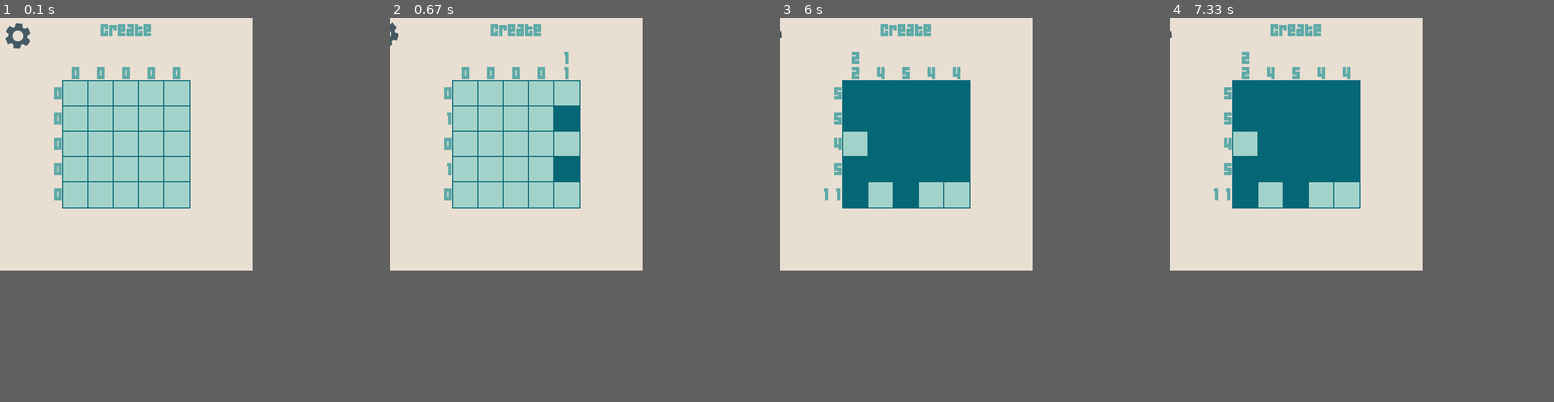
Above: before the commit, frames 1-4 (left to right).
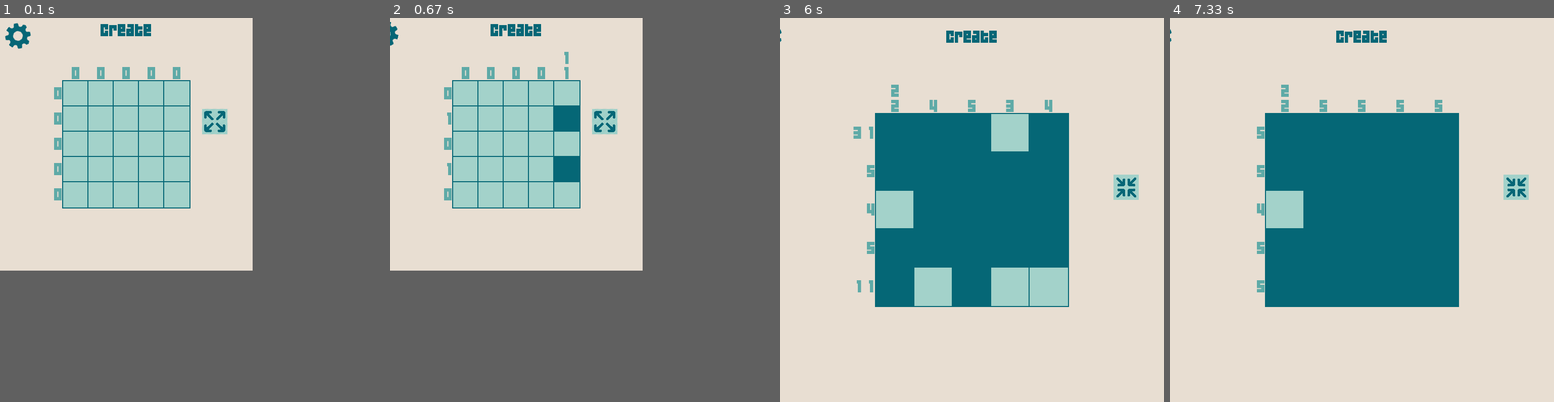
Above: after the commit, the same moments.

Repository: JoshuaHM-p4/pygame-picross
Game: pygame game, started from picross.py
Same seed, same stepped clock (60 frames per second), same inputs: the game is played once before the commit and once after it.
Inputs (mouse positions are in pixels of both pictures, inside the frame that each line leads up to):
- Up to frame 1 (0.1 s): no input
- Up to frame 2 (0.67 s): press the mouse at (566, 167) at 0.37 s; move the mouse to (570, 117) at 0.47 s; release the mouse at (574, 64) at 0.6 s
- Up to frame 3 (6 s): press the mouse at (856, 94) at 0.7 s; move the mouse to (918, 129) at 0.8 s; release the mouse at (979, 163) at 0.93 s; press the mouse at (879, 167) at 1.03 s; move the mouse to (925, 175) at 1.13 s; release the mouse at (972, 183) at 1.27 s; press the mouse at (856, 117) at 1.37 s; move the mouse to (879, 179) at 1.47 s; release the mouse at (899, 236) at 1.6 s; press the mouse at (879, 117) at 1.7 s; move the mouse to (856, 90) at 1.8 s; release the mouse at (829, 60) at 1.93 s; press the mouse at (856, 117) at 2.03 s; move the mouse to (860, 175) at 2.13 s; release the mouse at (860, 233) at 2.27 s; press the mouse at (906, 117) at 2.37 s; move the mouse to (933, 114) at 2.47 s; release the mouse at (956, 110) at 2.6 s; press the mouse at (956, 94) at 2.7 s; move the mouse to (899, 156) at 2.8 s; release the mouse at (841, 221) at 2.93 s; press the mouse at (906, 94) at 3.03 s; move the mouse to (906, 94) at 3.13 s; release the mouse at (906, 98) at 3.27 s; click (902, 148) at 3.38 s; press the mouse at (929, 144) at 3.7 s; move the mouse to (933, 163) at 3.8 s; release the mouse at (937, 179) at 3.93 s; press the mouse at (906, 194) at 4.03 s; move the mouse to (887, 217) at 4.13 s; release the mouse at (872, 240) at 4.27 s; press the mouse at (879, 94) at 4.37 s; move the mouse to (922, 152) at 4.47 s; release the mouse at (960, 213) at 4.6 s; press the mouse at (879, 144) at 4.7 s; move the mouse to (914, 152) at 4.8 s; release the mouse at (952, 160) at 4.93 s; press the mouse at (929, 167) at 5.03 s; move the mouse to (960, 133) at 5.13 s; release the mouse at (987, 98) at 5.27 s; press the mouse at (856, 194) at 5.37 s; move the mouse to (852, 163) at 5.47 s; release the mouse at (849, 129) at 5.6 s; press the mouse at (995, 121) at 5.7 s; move the mouse to (929, 106) at 5.8 s; release the mouse at (864, 90) at 5.93 s
- Up to frame 4 (7.33 s): press the mouse at (1385, 121) at 6.03 s; move the mouse to (1365, 102) at 6.13 s; release the mouse at (1346, 87) at 6.27 s; press the mouse at (1438, 286) at 6.37 s; move the mouse to (1392, 267) at 6.47 s; release the mouse at (1346, 248) at 6.6 s; press the mouse at (1438, 286) at 6.7 s; move the mouse to (1396, 279) at 6.8 s; release the mouse at (1354, 271) at 6.93 s; click (1331, 294) at 7.05 s
In our replay, in frame 3 the window is 500x500 before the commit and 760x760 after it. These sizes can differ from the game's own. Grey fills any space a smaller window leaves; there, only what the larger window draws over its background counts as a difference.

The runs differ from the first frame. In frame 1, 1.1% of the frame differs, in the area x 1-60%, y 1-31%; in frame 2, 0.9%; in frame 3, 28%; in frame 4, 28%, in the area x 0-94%, y 1-76%.

Commit message:
Added resize feature, timer, cross button

Diff:
--- a/grid.py
+++ b/grid.py
@@ -7,17 +7,11 @@
     screen = None
     font = pygame.font.Font(os.path.join(os.getcwd(),'resources','04B_19.TTF'),30)
 
-    def __init__(self, columns = 5, rows = 5,  solve = False):
-        self.columns = columns
-        self.rows = rows
-        self.solve = solve ## if this is true Pixels are filled and crossed out rather than fill and empty when default
+    def __init__(self, size = [5,5],  solve = False):
+        self.columns = size[0]
+        self.rows = size[0]
+
         self.CreateGrid()
-
-    def toggle_solve(self): ## Editing
-        if self.solve:
-            self.solve = False
-        if not self.solve:
-            self.solve = True
 
     def CreateGrid(self):
         """ Creates empty grid preferrably for grid for player to solve/create """
@@ -29,38 +23,46 @@
     #     self.columns = self.grid.shape[0]
     #     self.rows = self.grid.shape[1]
 
-    def check_collision(self, cursor_pos, mbutton):
+    def change_pixel(self, cursor_pos, interaction):
         for row in self.grid:
             for pixel in row:
                 if pixel.pixel_rect.collidepoint(cursor_pos):
-                    if mbutton == 'button1':
+                    if interaction == 'empty':
+                        pixel.empty()
+                    elif interaction == 'fill':
                         pixel.fill()
-                    elif mbutton == 'button2' and not self.solve:
-                        pixel.empty()
-                    elif mbutton == 'button2' and self.solve:
+                    elif interaction == 'cross':
                         pixel.cross()
+                    elif interaction == 'uncross':
+                        pixel.uncross()
 
     def draw(self):
         for row in self.grid:
             for pix in row:
                 pix.render()
 
+    def realign(self):
+        # This function is used when resizing is used when screen is resized
+        for row in self.grid:
+            for pix in row:
+                pix.align_pos()
+
     def drawNumbers(self, rows, columns):
-        for i,n in enumerate(rows):
+        for i,num in enumerate(rows):
             pixel_pos = self.grid[i][0].pointlocation
-            text_pos = (pixel_pos[0] - len(n.strip()), pixel_pos[1] + Pixel.SIZE//2)
+            text_pos = (pixel_pos[0] - len(num.strip()), pixel_pos[1] + Pixel.SIZE//2)
 
-            num_surface = self.font.render(str(n), True, (94, 170, 167))
+            num_surface = self.font.render(str(num), True, (94, 170, 167))
             num_rect = num_surface.get_rect(midright = text_pos)
             Grid.screen.blit(num_surface, num_rect)
 
-        for i,n in enumerate(columns):
+        for i,num in enumerate(columns):
             pixel_pos = self.grid[0][i].pointlocation
-            vertical_text = n.strip()
+            vertical_text = num.strip()
             for y,num in enumerate(vertical_text):
-                w = Pixel.SIZE
-                text_pos = (pixel_pos[0] + Pixel.SIZE//2,
-                pixel_pos[1] - (-y * w *0.3) - (len(vertical_text)* (w * 0.3))
+                text_pos = (
+                    pixel_pos[0] + Pixel.SIZE//2,
+                    pixel_pos[1] - int(-y * 15) - int(len(vertical_text)*15)
                 )
                 num_surface = self.font.render(str(num), True, (94, 170, 167))
                 num_rect = num_surface.get_rect(center = text_pos)
--- a/grids_manager.py
+++ b/grids_manager.py
@@ -52,7 +52,7 @@
     for num,grid_name in enumerate(sorted(os.listdir(directory))):
         print(grid_name)
         x_pos = 30 + num*30
-        y_pos = 420
+        y_pos = int(pygame.display.get_surface().get_size()[1] * 0.85)
         ## Icon Wrapping Here ##
         grid_icons.append(Grid_Icon((x_pos, y_pos), num, grid_name))
 
--- a/picross.py
+++ b/picross.py
@@ -1,13 +1,8 @@
-import pygame, sys
-import numpy as np
-import os
-import pickle
+import pygame, sys, os
 
 author = 'JoshuaHM-p4'
 # WIP Checklist
-# Fill and Cross Buttons (Solve)
 # Level Grid Icons Wrapping
-# Resizing Feature
 # Deleting Editing Levels
 
 def settings_animation(surface, pos):
@@ -20,9 +15,9 @@
     return surface
 
 def top_text(message: str):
-        game_text = game_font.render(message, True, color_mid)
-        text_rect = game_text.get_rect(center = (screen_width//2,screen_height//20))
-        screen.blit(game_text, text_rect)
+    game_text = game_font.render(message, True, color_dark)
+    text_rect = game_text.get_rect(center = (screen_width//2,screen_height//20))
+    screen.blit(game_text, text_rect)
 
 def bottom_text(message: str):
     message_text = game_font.render(str(message), True, color_dark)
@@ -40,24 +35,38 @@
     just_saved = False
     message_timer = 0
 
+    cross = False
+    timer_started = False
+    start_time = 0
+    passed_time = 0
+
     def __init__(self):
         self.state = 'create'
         self.player_grid = Grid()
 
+    def state_manager(self):
+        if self.state == 'create':
+            self.create()
+        if self.state == 'solve':
+            self.solve()
+
     def create(self):
-        global screen
         pos = pygame.mouse.get_pos()
         for event in pygame.event.get():
             if event.type == pygame.QUIT:
                 pygame.quit()
                 sys.exit()
             if pygame.mouse.get_pressed()[0]:
-                self.player_grid.check_collision(pos,'button1')
+                self.player_grid.change_pixel(pos,'fill')
+                if resize_rect.collidepoint(pos):
+                    self.resized = not self.resized
+                    self.resize_everything()
+            if event.type == pygame.MOUSEBUTTONDOWN:
                 if settings_rect.collidepoint(pos):
                     self.menu_visible = not self.menu_visible
                 elif play_rect.collidepoint(pos) and self.menu_visible:
                     self.hidden_grid = self.player_grid
-                    self.player_grid = Grid(solve = True)
+                    self.player_grid = Grid()
                     self.state = 'solve'
                     self.solve()
                 elif save_rect.collidepoint(pos) and self.menu_visible:
@@ -74,17 +83,11 @@
                     self.player_grid.grid = grids_manager.load_grid(self.grid_filename)
                     self.just_loaded = True
                     self.message_timer = 100
-                elif resize_rect.collidepoint(pos) and self.menu_visible:
-                    self.resized = not self.resized
-                    if self.resized:
-                        screen = pygame.display.set_mode((screen_width*2, screen_height*2))
-                    else:
-                        screen = pygame.display.set_mode((screen_width, screen_height))
                 else:
                     self.menu_visible = False
                     self.load_icons_visible = False
-            elif pygame.mouse.get_pressed()[2]:
-                self.player_grid.check_collision(pos,'button2')
+            if pygame.mouse.get_pressed()[2]:
+                self.player_grid.change_pixel(pos,'empty')
 
         ################ < Main Screen Elements > ################
         screen.fill(color_bg)
@@ -115,21 +118,40 @@
             self.just_loaded = False
             self.just_saved = False
 
+        # < Toggle Scale Button > #
+        pygame.draw.rect(screen, color_light, resize_rect)
+        if not self.resized:
+            screen.blit(resize_icon_1, (resize_rect.x - 3, resize_rect.y - 3))
+        else:
+            screen.blit(resize_icon_2, (resize_rect.x + 5, resize_rect.y + 5))
+
 
         pygame.display.update()
-        ###########################################################
+        ##############################################################
 
 
     def solve(self):
-        global screen
         pos = pygame.mouse.get_pos()
         for event in pygame.event.get():
             if event.type == pygame.QUIT:
                 pygame.quit()
                 sys.exit()
+            if pygame.key.get_pressed()[pygame.K_x]:  #checking pressed keys
+                self.cross = True
+            if event.type == pygame.KEYUP:
+                self.cross = False
             if pygame.mouse.get_pressed()[0]:
-                self.player_grid.check_collision(pos,'button1')
-                if settings_rect.collidepoint(pos):
+                if resize_rect.collidepoint(pos):
+                    self.resized = not self.resized
+                    self.resize_everything()
+                if not self.cross:
+                    self.player_grid.change_pixel(pos,'fill')
+                if self.cross:
+                    self.player_grid.change_pixel(pos, 'cross')
+            if event.type == pygame.MOUSEBUTTONDOWN:
+                if cross_rect.collidepoint(pos):
+                    self.cross = not self.cross
+                elif settings_rect.collidepoint(pos):
                     self.menu_visible = not self.menu_visible
                 elif edit_rect.collidepoint(pos) and self.menu_visible:
                     self.player_grid = self.hidden_grid
@@ -145,20 +167,17 @@
                 elif self.load_icons_visible and grids_manager.grid_click(pos):
                     self.grid_filename = grids_manager.grid_click(pos)
                     self.hidden_grid.grid = grids_manager.load_grid(self.grid_filename)
-                    self.player_grid = Grid(solve = True)
+                    self.player_grid = Grid()
                     self.just_loaded = True
                     self.message_timer = 100
-                elif resize_rect.collidepoint(pos) and self.menu_visible:
-                    self.resized = not self.resized
-                    if self.resized:
-                        screen = pygame.display.set_mode((screen_width*2, screen_height*2))
-                    else:
-                        screen = pygame.display.set_mode((screen_width, screen_height))
+                    self.timer_started = not self.timer_started
+                    if self.timer_started:
+                        self.start_time = pygame.time.get_ticks()
                 else:
                     self.menu_visible = False
                     self.load_icons_visible = False
-            elif pygame.mouse.get_pressed()[2]:
-                self.player_grid.check_collision(pos,'button2')
+            if self.cross and pygame.mouse.get_pressed()[2]:
+                self.player_grid.change_pixel(pos,'uncross')
 
 
         ################ < Main Screen Elements > ################
@@ -187,52 +206,80 @@
         elif self.just_loaded:
             self.just_loaded = False
 
-        ##### FILL CROSS BUTTONS #####
-
-        ##### TIMER #####
+        # < Cross Button > #
+        pygame.draw.rect(screen, color_light, cross_rect)
+        if self.cross:
+            screen.blit(cross_active, (cross_rect.x + 17, cross_rect.y + 10))
+        else:
+            screen.blit(cross_inactive, (cross_rect.x + 17, cross_rect.y + 10))
+
+        # < Toggle Scale Button > #
+        pygame.draw.rect(screen, color_light, resize_rect)
+        if not self.resized:
+            screen.blit(resize_icon_1, (resize_rect.x - 3, resize_rect.y - 3))
+        else:
+            screen.blit(resize_icon_2, (resize_rect.x + 5, resize_rect.y + 5))
+
+        # < Timer > #
+        if self.timer_started:
+            self.passed_time = pygame.time.get_ticks() - self.start_time
+        time_text = game_font.render(str(self.passed_time/1000), True, color_mid)
+        screen.blit(time_text, (screen_width//2 -30, screen_height//10))
+        if self.player_grid == self.hidden_grid:
+            self.timer_started = False
 
         pygame.display.update()
-        ###########################################################
+        #########################################################################
+
+    def resize_everything(self):
+        global screen, screen_height, screen_width, cross_rect, resize_rect
+        if self.resized:
+            screen_width = 760
+            screen_height = 760
+            screen = pygame.display.set_mode((screen_width, screen_height))
+            Pixel.SIZE = 76
+        elif not self.resized:
+            screen_width = 500
+            screen_height = 500
+            screen = pygame.display.set_mode((screen_width, screen_height))
+            Pixel.SIZE = 50
+        self.player_grid.realign()
+        cross_rect = pygame.Rect((screen_width-100,screen_height//2), (50,50))
+        resize_rect = pygame.Rect((screen_width-100,(screen_height//2 - 70)), (50,50))
+
 
     def show_Menu(self):
         if self.menu_visible:
             if self.state == 'create':
                 # Play button
-                pygame.draw.rect(screen, color_mid, play_rect)
+                pygame.draw.rect(screen, color_light, play_rect)
                 screen.blit(play_text, (play_rect.x + 12, play_rect.y + 12))
 
                 # Save Button
-                pygame.draw.rect(screen, color_mid, save_rect)
+                pygame.draw.rect(screen, color_light, save_rect)
                 screen.blit(save_text, (save_rect.x + 12, save_rect.y + 12))
             elif self.state == 'solve':
                 # Edit button
-                pygame.draw.rect(screen, color_mid, edit_rect)
+                pygame.draw.rect(screen, color_light, edit_rect)
                 screen.blit(edit_text, (edit_rect.x + 12, edit_rect.y + 12))
 
                 # Create Button
-                pygame.draw.rect(screen, color_mid, create_rect)
+                pygame.draw.rect(screen, color_light, create_rect)
                 screen.blit(create_text, (create_rect.x + 8, create_rect.y + 17))
 
             # Load Button
-            pygame.draw.rect(screen, color_mid, load_rect)
+            pygame.draw.rect(screen, color_light, load_rect)
             screen.blit(load_text, (load_rect.x + 12, load_rect.y + 12))
 
-            # Toggle Scale Button
-            pygame.draw.rect(screen, color_mid, resize_rect)
-            if not self.resized:
-                screen.blit(text_2x, (resize_rect.x + resize_rect.width//3, resize_rect.y + int(resize_rect.height*0.25)))
-            else:
-                screen.blit(text_1x, (resize_rect.x + resize_rect.width//3, resize_rect.y + int(resize_rect.height*0.25)))
-
-    def state_manager(self):
-        if self.state == 'create':
-            self.create()
-        if self.state == 'solve':
-            self.solve()
-
-
-
-
+
+def recolor_surface(surface, color):
+    """Fill all pixels of the surface with color, preserve transparency. Taken from StackOverflow """
+    w, h = surface.get_size()
+    r, g, b = color
+    for x in range(w):
+        for y in range(h):
+            a = surface.get_at((x, y))[3]
+            surface.set_at((x, y), pygame.Color(r, g, b, a))
 
 
 ##################################### General Setup #################################
@@ -260,31 +307,42 @@
 color_dark = (5, 102, 118)
 location = os.getcwd()
 game_font =  pygame.font.Font(os.path.join(location,'resources','04B_19.TTF'),30)
-small_game_font =  pygame.font.Font(os.path.join(location,'resources','04B_19.TTF'),25)
+game_font_s =  pygame.font.Font(os.path.join(location,'resources','04B_19.TTF'),25)
+
+cross_rect = pygame.Rect((screen_width-100,screen_height//2), (50,50))
+cross_active = game_font.render('x', True, color_dark)
+cross_inactive = game_font.render('x', True, color_mid)
 
 settings_hidden = pygame.Rect((0,0),(60,60))
-settings_surface = pygame.image.load(os.path.join(location, 'resources', 'gear.png')).convert_alpha()
+settings_surface = pygame.image.load(os.path.join(location, 'resources', 'icons','gear.png')).convert_alpha()
 settings_surface = pygame.transform.scale(settings_surface, (50,50))
+recolor_surface(settings_surface, color_dark)
 settings_rect = settings_surface.get_rect(topleft = (0,0))
 
-play_rect = pygame.Rect((0, 70), (100, 50))
-play_text = game_font.render('Play', True, color_bg)
-
-edit_rect = pygame.Rect((0, 70), (100, 50))
-edit_text = game_font.render('Edit', True, color_bg)
-
-save_rect = pygame.Rect((0, 120), (100, 50))
-save_text = game_font.render('Save', True, color_bg)
-
-create_rect = pygame.Rect((0, 120), (100, 50))
-create_text = small_game_font.render('Create', True, color_bg)
-
-load_rect = pygame.Rect((0, 170), (100, 50))
-load_text = game_font.render('Load', True, color_bg)
-
-resize_rect = pygame.Rect((0,220), (100,50))
-text_1x = game_font.render('1x', True, color_bg)
-text_2x = game_font.render('2x', True, color_bg)
+resize_rect = pygame.Rect((screen_width-100,(screen_height//2 - 70)), (50,50))
+resize_icon_1 = pygame.image.load(os.path.join(location, 'resources', 'icons', 'resize-1.png')).convert_alpha()
+resize_icon_2 = pygame.image.load(os.path.join(location, 'resources', 'icons', 'resize-2.png')).convert_alpha()
+resize_icon_1 = pygame.transform.scale(resize_icon_1, (55,55))
+resize_icon_2 = pygame.transform.scale(resize_icon_2, (40,40))
+recolor_surface(resize_icon_1, color_dark)
+recolor_surface(resize_icon_2, color_dark)
+# text_1x = game_font_s.render('1x', True, color_bg)
+# text_2x = game_font_s.render('2x', True, color_bg)
+
+play_rect = pygame.Rect((0, 100), (100, 50))
+play_text = game_font.render('Play', True, color_dark)
+
+edit_rect = pygame.Rect((0, 100), (100, 50))
+edit_text = game_font.render('Edit', True, color_dark)
+
+save_rect = pygame.Rect((0, 150), (100, 50))
+save_text = game_font.render('Save', True, color_dark)
+
+create_rect = pygame.Rect((0, 150), (100, 50))
+create_text = game_font_s.render('Create', True, color_dark)
+
+load_rect = pygame.Rect((0, 200), (100, 50))
+load_text = game_font.render('Load', True, color_dark)
 
 ############################### < MAIN GAME LOOP > ####################################
 game_state = GameState()
--- a/pixel.py
+++ b/pixel.py
@@ -17,10 +17,13 @@
         self.crossed = False
 
         self.pos = pos
+        self.align_pos()
+
+    def align_pos(self):
         w = pygame.display.get_surface().get_size()[0]
         self.offset = (w // 2) - self.SIZE * 2.5
-        self.x = self.offset + pos[0]*self.SIZE
-        self.y = self.offset + pos[1]*self.SIZE
+        self.x = self.offset + self.pos[0]*self.SIZE
+        self.y = self.offset + self.pos[1]*self.SIZE
         self.pointlocation = [self.x, self.y]
         self.pixel_rect = pygame.Rect(
             (self.pointlocation),
Binary file added: grids/Grid_01.npy
Binary file added: grids/Grid_02.npy
Binary file removed: resources/gear.png
Binary file added: resources/icons/gear.png
Binary file added: resources/icons/resize-1.png
Binary file added: resources/icons/resize-2.png
